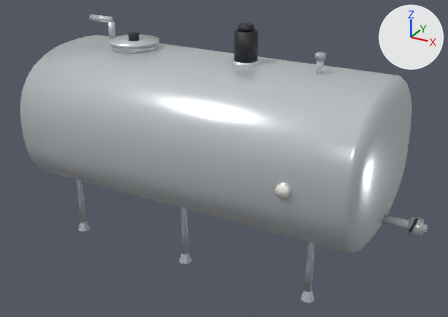
Two versions of the glTF model molkerei-3d/modelle/lagertank.glb, one commit apart.
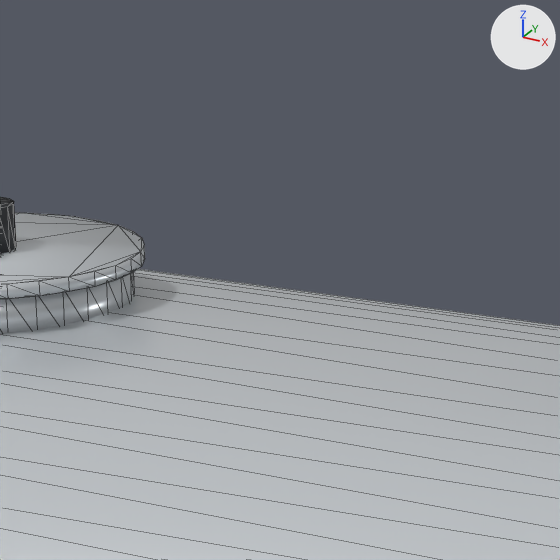
The first picture shows the older version from a 50 mm lens placed at (3.21, -5.57, 3.81), pointed at (0.18, -0.07, 1.06). The close-ups show the older and then the newer version on the part from 31% to 50% of the width and 1% to 28% of the height of that picture. Only the edits that show in the close-ups are written down. The lights are fixed; the arrows at upper right show +X, +Y and +Z. The close-ups show mesh edges as thin lines. Where no turn or scale is listed for an object, it has been applied to the vertices.

Names of what the first close-up shows: 'deckel', 'knopf', 'kragen', 'mantel'.
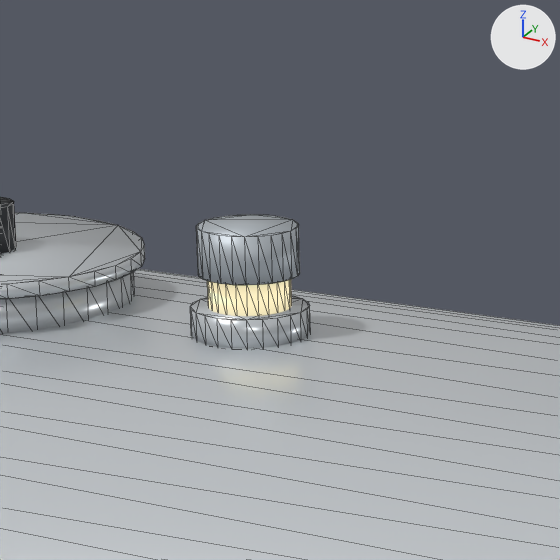
Edits to the bpy script that builds the scene:
```text
Add mat_glas:
    mat_glas = principled_material('glas')
    mat_glas.base_color = (1.0, 0.92, 0.6)  # beige #fff6cb
    mat_glas.roughness = 0.1
    mat_glas.emission_color = (0.6, 0.51, 0.3)  # beige #cbbd95
    mat_glas.emission_strength = 1.0
Add me_cylinder_026:
    me_cylinder_026.from_pydata(...)  # a 24-sided cylinder along z spanning x -0.07..0.07, y -0.07..0.07, z -0.03..0.03
    me_cylinder_026.materials.append(mat_glas)  # beige #fff6cb, glowing beige #cbbd95
Add me_cylinder_027:
    me_cylinder_027.from_pydata(...)  # a 24-sided cylinder along z spanning x -0.085..0.085, y -0.085..0.085, z -0.04..0.04
    me_cylinder_027.materials.append(mat_matt)  # light grey #b9c0c6
Add me_cylinder_025:
    me_cylinder_025.from_pydata(...)  # a 24-sided cylinder along z spanning x -0.1..0.1, y -0.1..0.1, z -0.025..0.025
    me_cylinder_025.materials.append(mat_chrom)  # light grey #d3d8dc
Add ob_glas:
    ob_glas = bpy.data.objects.new('glas', me_cylinder_026)
    ob_glas.location = (-0.45, 0.0, 2.22)
Add ob_gehaeuse_001:
    ob_gehaeuse_001 = bpy.data.objects.new('gehaeuse.001', me_cylinder_027)
    ob_gehaeuse_001.location = (-0.45, 0.0, 2.29)
Add ob_flansch_001:
    ob_flansch_001 = bpy.data.objects.new('flansch.001', me_cylinder_025)
    ob_flansch_001.location = (-0.45, 0.0, 2.17)
```

Pixel boxes [x1, y1, x2, y2] of what changed, in the close-ups (560 x 560 px):
'gehaeuse.001', added: after [196, 215, 300, 285]
'flansch.001', added: after [190, 295, 311, 349]
'glas', added (beige): after [207, 280, 292, 316]
